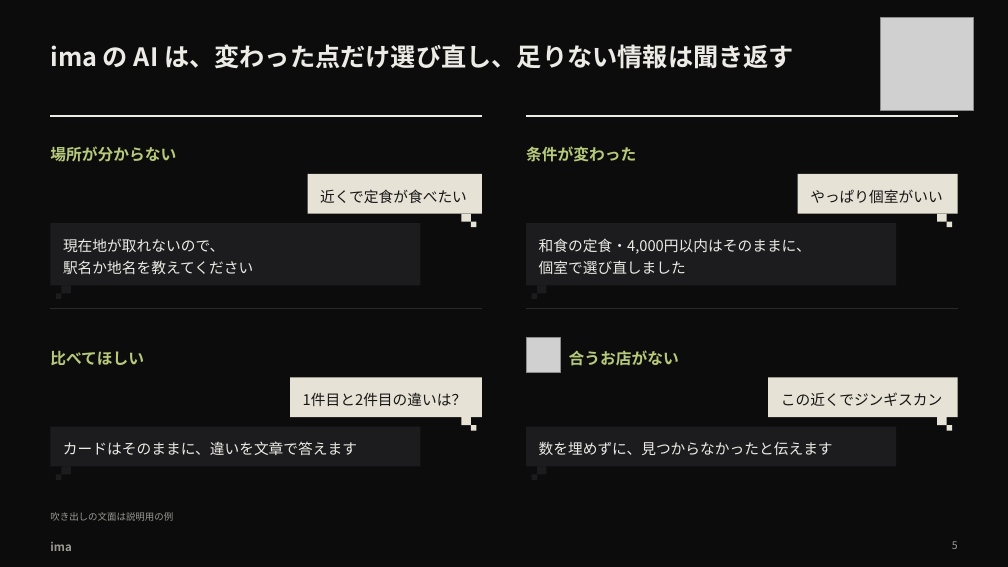
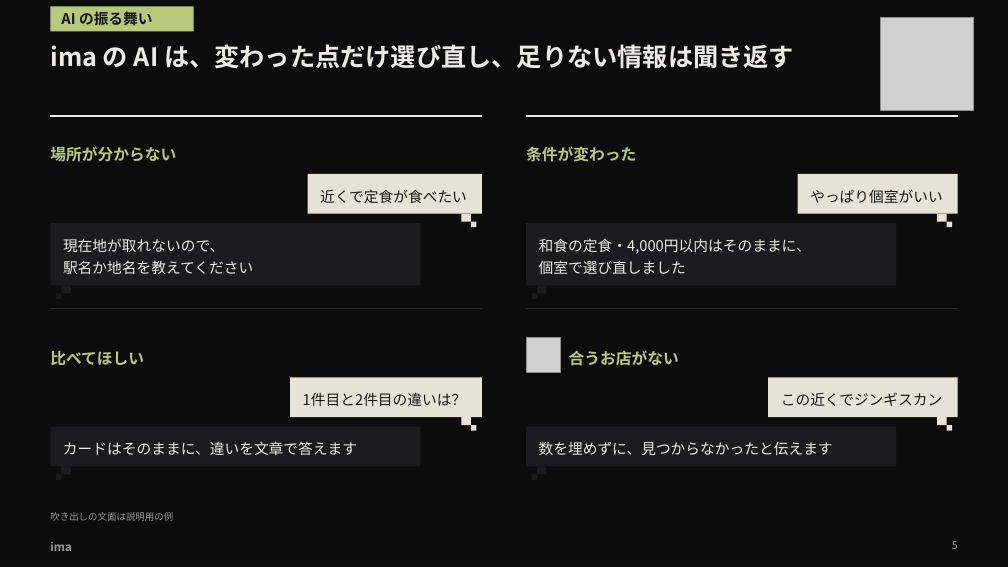
Before and after one commit to takapom/ima-app, a slide deck: slide 6 of docs/pitch/ima-pitch.pptx. Drawn at 1008x567 pixels with LibreOffice and Linux fonts; fonts in the diff are those of the drawing; grey boxes stand for pictures. Boxes give left, top, right and bottom in pixels: in the first picture for what was removed or moved away, otherwise in the second. Text is boxed around its words. In the diff, an @@ line names an element or a change of style, - is before the commit and + after.

```diff
--- a/docs/pitch/ima-pitch.pptx
+++ b/docs/pitch/ima-pitch.pptx
@@ rectangle added at (51, 6, 194, 31), fill #B7C97A, 14 pt, text #161616, bold @@
+AI の振る舞い
```
Also in this commit, not shown: 6 other slides changed, 1 slide added, 2 slides removed, 1 other file.
